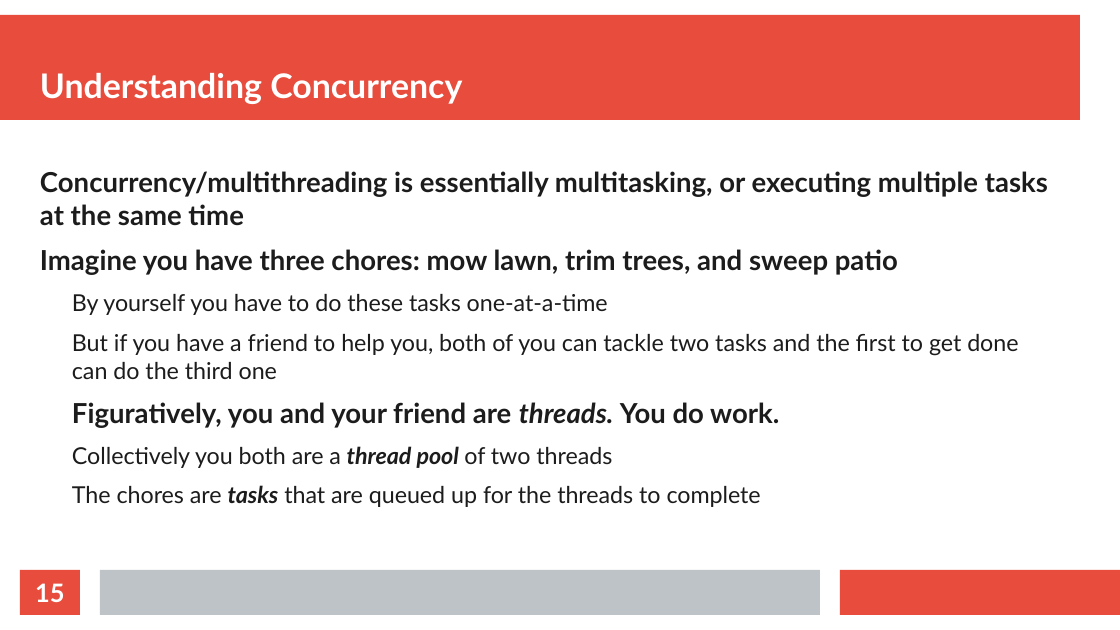
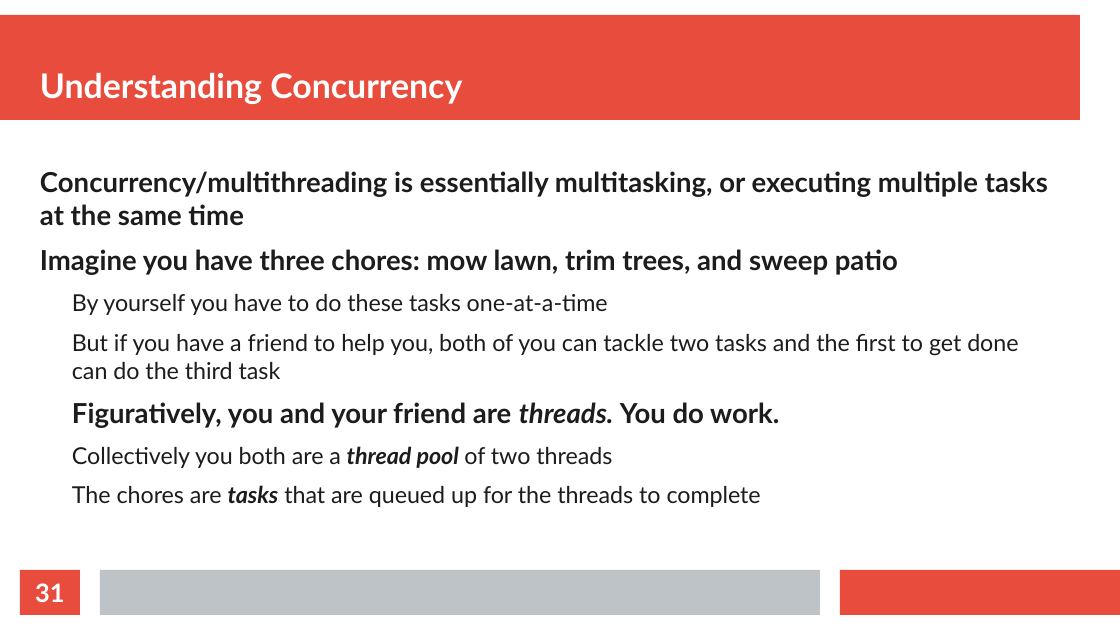
Before and after one commit to thomasnield/oreilly_reactive_python_for_data, a slide deck: slide 31 of resources/reactive_python_slides.odp (slide 15 before the commit). Drawn at 1120x630 pixels with LibreOffice and Linux fonts; fonts in the diff are those of the drawing. Boxes give left, top, right and bottom in pixels: in the first picture for what was removed or moved away, otherwise in the second. Text is boxed around its words. In the diff, an @@ line names an element or a change of style, - is before the commit and + after.

Commit message:
update slides

```diff
--- a/resources/reactive_python_slides.odp
+++ b/resources/reactive_python_slides.odp
@@ text at <box>72,334,1018,379</box>: text changed @@
-  But if you have a friend to help you, both of you can tackle two tasks and the first to get done can do the third one
+  But if you have a friend to help you, both of you can tackle two tasks and the first to get done can do the third task
@@ page number at <box>35,583,64,602</box>: text changed @@
-15
+31
```
Also in this commit, not shown: 1 other slide changed, 16 slides added.
